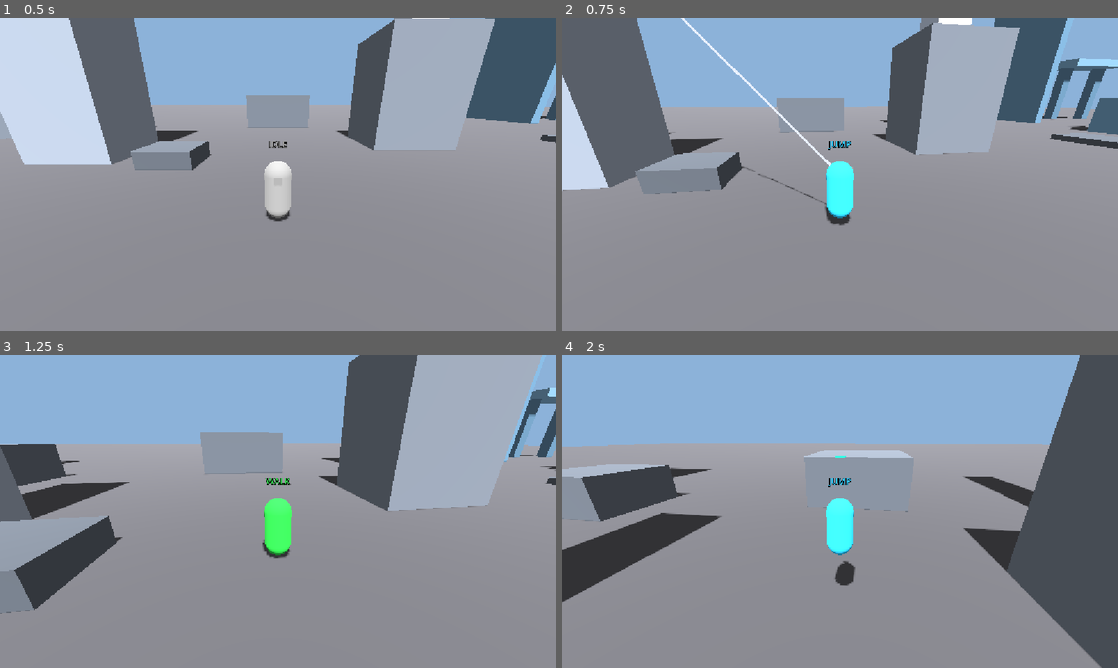
Above: before the commit, frames 1-4 (two rows, left to right).
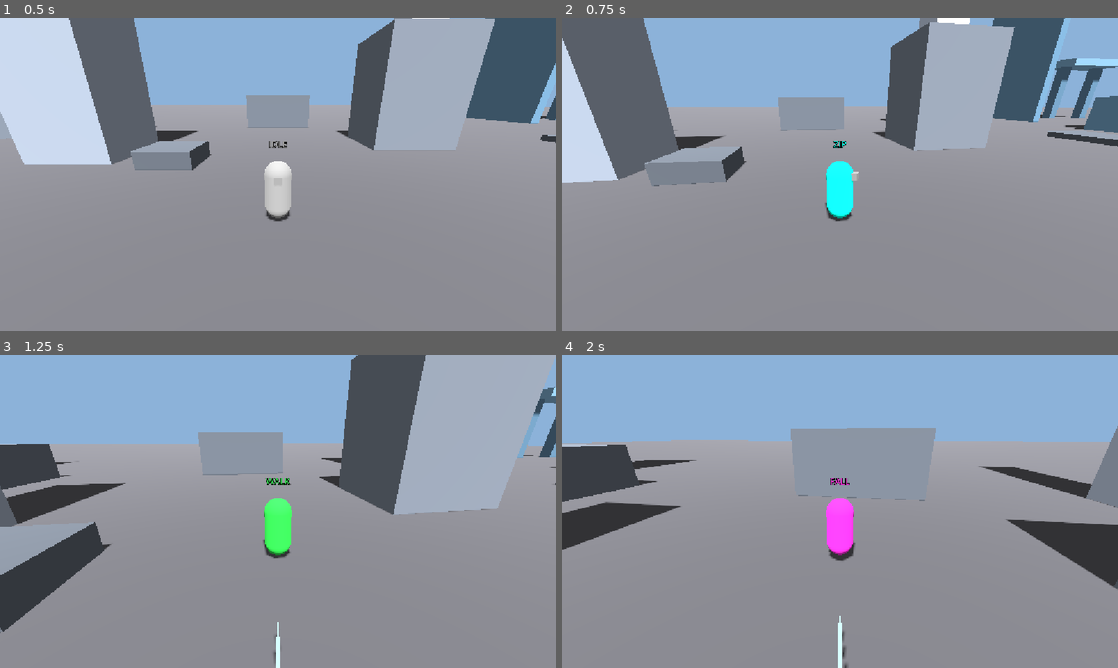
Above: after the commit, the same moments.

Repository: chesta132/spider-physics
Game: Godot game, scene res://scenes/main.tscn
The game is run twice, just before and just after one commit, with the same random seed, the same clock (stepped at 60 frames per second) and the same inputs.
Inputs (mouse positions are in pixels of both pictures, inside the frame that each line leads up to):
- Up to frame 1 (0.5 s): no input
- Up to frame 2 (0.75 s): tap Enter at 0.5 s; move the mouse to (867, 174) at 0.52 s; hold W (move_forward) from 0.53 s (still down); hold Space (jump) from 0.53 s (still down); tap Ctrl (zip) at 0.6 s; click (867, 174) at 0.67 s
- Up to frame 3 (1.25 s): keep holding W (move_forward); keep holding Space (jump)
- Up to frame 4 (2 s): keep holding W (move_forward); move the mouse to (812, 511) at 1.27 s; release Space (jump) at 1.28 s; tap Space (jump) at 1.35, 1.52, 1.82 s; tap Ctrl (zip) at 1.55 s

Frame 1 is identical in both runs. In frame 2, 6.0% of the frame differs, in the area x 0-100%, y 0-67%; in frame 3, 4.7%; in frame 4, 26%, in the area x 0-100%, y 0-100%.

Commit message:
Zip fixes: tight aim cone and clear-on-miss hint, LOS-checked perch, no-hint Ctrl does nothing at empty air, surface boost at real faces

Diff:
--- a/scripts/main.gd
+++ b/scripts/main.gd
@@ -38,6 +38,8 @@
 	# Thin perch pillars: every top point is near an edge, so outer-corner hints register easily.
 	_box(Vector3(74, 5.0, 20), Vector3(2, 10, 2), tier.lightened(0.15))
 	_box(Vector3(78, 8.0, 27), Vector3(2, 16, 2), tier.lightened(0.2))
+	# Tall wide wall with no roof inside zip range: the no-perch boost target.
+	_box(Vector3(90, 30, 20), Vector3(6, 60, 12), tier.darkened(0.15))
 	# Rooftop slab with clean outer corners to perch on.
 	_box(Vector3(80, 12.0, 20), Vector3(7, 0.8, 7), tier)
 	# Overhanging archway: two pillars and a slab, zip up onto the perch.
--- a/scripts/player_controller.gd
+++ b/scripts/player_controller.gd
@@ -82,10 +82,9 @@
 		drag_loss = 0.0
 	wish = _camera_relative_wish()
 	sprint = Input.is_action_pressed("sprint")
-	if Input.is_action_just_pressed("zip") and not fly:
-		watching = false
-		if zip_node.phase == zip_node.Phase.IDLE:
-			_zip_start()
+	if Input.is_action_just_pressed("zip") and not fly and zip_node.phase == zip_node.Phase.IDLE:
+		if _zip_start():
+			watching = false  # a real zip started, so leave the perch
 	if watching:
 		_watching(dt)
 	elif zip_node.phase != zip_node.Phase.IDLE:
@@ -196,7 +195,9 @@
 	return f.normalized() if f.length_squared() > 0.001 else Vector3.FORWARD
 
 
-func _zip_start() -> void:
+## Ctrl: perch if a corner hint is in view, else a web pull at a real face, else nothing at all.
+## Returns true only when something actually started, so an empty-air press changes no state.
+func _zip_start() -> bool:
 	# One traversal at a time: drop any web so the rope cannot fight the pull.
 	web_l.release(_flat_forward(), velocity.length())
 	web_r.release(_flat_forward(), velocity.length())
@@ -204,8 +205,11 @@
 	landing = false
 	if zip_node.start_perch(cam_ref, get_rid(), global_position, velocity):
 		last_event = "Zip to perch"
-	elif zip_node.start_dash(_flat_forward(), self, MASS):
-		last_event = "Air dash"
+		return true
+	if zip_node.start_surface_boost(cam_ref, get_rid(), global_position, velocity):
+		last_event = "Web-zip boost"
+		return true
+	return false  # aimed at empty air: no lunge, no web, no state change
 
 
 func _zip_tick(dt: float) -> void:
--- a/scripts/zip.gd
+++ b/scripts/zip.gd
@@ -2,9 +2,9 @@
 ## Zip to point, two modes:
 ##  - Perch: a rooftop edge / outer corner is under the reticle, so Ctrl zips the body onto it and
 ##    the controller settles into Watching.
-##  - Boost: no perch in view, so Ctrl fires a quick forward web and yanks the body along it,
-##    detaching at once and leaving the strand to fall.
-## Only real geometry counts; empty sky never does.
+##  - Boost: no perch in view, but the camera ray does hit a real building face, so Ctrl fires a
+##    short web pull toward that face and releases, handing over forward momentum.
+## No perch and no surface means Ctrl does nothing at all: no lunge, no web into empty air.
 
 const G := 9.8
 enum Phase { IDLE, SHOOT, PULL }
@@ -19,17 +19,19 @@
 const STRAND_TIME := 2.0                # s, released strand lifetime
 const STRAND_DRAG := 0.4                # 1/s
 
-# Perch search: top faces only, and only near a drop (outer edge / corner)
+# Perch search: tight forward cone, roof edges only, and the point must be visible
 const PERCH_MIN_DIST := 4.0
 const PERCH_MAX_DIST := 40.0
 const PERCH_EDGE_PROBE := 0.6           # m, how far out to look for a drop
 const PERCH_EDGE_DROP := 0.8            # m, a probe must fall this far to count as an edge
-const PERCH_HINT_HZ := 12.0             # hint refresh rate (rays are cheap but not free)
-
-# Forward boost (no perch in view)
-const DASH_KICK := 12.0                 # m/s, speed added by an air dash along the camera direction
-const DASH_LINE_TIME := 0.2             # s, how long a dash shows its web line when a surface is hit
-const BOOST_LIFT := 0.18                # upward fraction of the boost direction
+const AIM_FAN := 0.03                   # rad, ray fan step around camera forward (3x3, about +/-1.7 deg)
+const LOS_TOL := 0.7                    # m, a hit this close to the perch point is the perch itself
+const LOS_STOP := 0.12                  # m, stop the visibility probe this far short of the point
+
+# Surface boost: a short web pull toward a real face, then release
+const BOOST_TIME := 0.18                # s, longest pull
+const BOOST_SPEED := 24.0               # m/s, pull speed
+const BOOST_END := 3.0                  # m, release this far from the face
 
 var phase := Phase.IDLE
 var mode := ""                          # "perch" | "boost"
@@ -41,10 +43,7 @@
 var shoot_from := Vector3.ZERO
 var shoot_t := 0.0
 var tip := Vector3.ZERO
-var dash_line_t := 0.0                  # s, how long a dash shows its web line
-var dash_from := Vector3.ZERO
-var dash_hit := Vector3.ZERO
-var dash_has_hit := false
+var boost_t := 0.0
 var f_zip := Vector3.ZERO               # N, pull force this tick (for the FBD)
 var work := 0.0                         # J, work done by the pull
 var impulse := Vector3.ZERO             # N s, total impulse from the pull
@@ -63,7 +62,6 @@
 var _line: MeshInstance3D
 var _strand: MeshInstance3D
 var _reticle: MeshInstance3D
-var _hint_t := 0.0
 var _body_rid: RID
 
 
@@ -98,7 +96,7 @@
 	return mi
 
 
-## Search the view for a rooftop edge or outer corner. True when one is under the reticle.
+## Search a tight cone in front of the camera for a rooftop edge. Clears the hint when none.
 func find_perch(cam: Camera3D, body_rid: RID) -> bool:
 	_body_rid = body_rid
 	var space := get_world_3d().direct_space_state
@@ -106,10 +104,11 @@
 	var b := cam.global_transform.basis
 	var fwd := -b.z
 	var best := Vector3.ZERO
+	var best_out := Vector3.FORWARD
 	var best_sc := -1e9
-	for ix in range(-2, 3):
-		for iy in range(-2, 3):
-			var dir: Vector3 = (fwd + b.x * (ix * 0.07) + b.y * (iy * 0.07)).normalized()
+	for ix in range(-1, 2):
+		for iy in range(-1, 2):
+			var dir: Vector3 = (fwd + b.x * (ix * AIM_FAN) + b.y * (iy * AIM_FAN)).normalized()
 			var q := PhysicsRayQueryParameters3D.create(origin, origin + dir * RANGE)
 			q.exclude = [body_rid]
 			var hit := space.intersect_ray(q)
@@ -126,18 +125,39 @@
 			var d := origin.distance_to(p)
 			if d < PERCH_MIN_DIST or d > PERCH_MAX_DIST:
 				continue
+			if not _visible(origin, p, body_rid):
+				continue  # the perch is behind a wall from here: no hint
 			if not _is_edge(p, n, body_rid):
 				continue
 			var outward := _edge_outward(p, n, body_rid)
-			var sc := p.y * 0.35 - d * 0.6 - absf(ix) * 0.4 - absf(iy) * 0.4  # close, high, near the reticle centre
+			var sc := p.y * 0.35 - d * 0.6 - absf(ix) * 0.4 - absf(iy) * 0.4  # close, high, near the crosshair
 			if sc > best_sc:
 				best_sc = sc
 				best = p
-				perch_outward = outward
+				best_out = outward
 	has_perch = best_sc != -1e9
 	if has_perch:
 		perch = best
+		perch_outward = best_out
+	else:
+		perch = Vector3.ZERO  # no hint, no stale point
 	return has_perch
+
+
+## True when nothing blocks the camera's view of the perch point. The probe stops just short of
+## the point, so the perch's own surface is not counted as an obstruction (which it is at an edge).
+func _visible(origin: Vector3, p: Vector3, body_rid: RID) -> bool:
+	var dir := p - origin
+	var dist := dir.length()
+	if dist < 0.001:
+		return true
+	dir /= dist
+	var q := PhysicsRayQueryParameters3D.create(origin, p - dir * LOS_STOP)
+	q.exclude = [body_rid]
+	var hit := get_world_3d().direct_space_state.intersect_ray(q)
+	if hit.is_empty():
+		return true
+	return origin.distance_to(hit["position"]) > dist - LOS_TOL  # only a hit right at the point is its own surface
 
 
 ## Roof above a wall hit: drop a ray from above a point just inside the building, so its first hit is the roof top.
@@ -203,32 +223,38 @@
 	return true
 
 
-## No perch in view: a forward air dash, an impulse along the camera direction. No web is fired.
-## The web line is drawn only when a real surface lies along the dash. It is visual and never attaches.
-func start_dash(cam_fwd: Vector3, body: CharacterBody3D, mass: float) -> bool:
-	var dir := (cam_fwd + Vector3.UP * BOOST_LIFT).normalized()
-	var v0 := body.velocity
-	var v1 := v0 + dir * DASH_KICK
-	body.velocity = v1
-	mode = "dash"
-	last_arrival = "dash"
-	impulse = mass * (v1 - v0)  # Ch.6: J = dp
-	start_pos = body.global_position
-	start_speed = v0.length()
-	last_dk = 0.5 * mass * (v1.length_squared() - v0.length_squared())
-	last_du = 0.0
-	work = last_dk  # Ch.6: W = dK, the dash has no height change
-	last_displacement = Vector3.ZERO
-	f_zip = Vector3.ZERO
-	var from := body.global_position + Vector3(0, 1.4, 0)
-	var q := PhysicsRayQueryParameters3D.create(from, from + dir * RANGE)
-	q.exclude = [body.get_rid()]
+## No perch in view: fire a short web pull at whatever real face the camera ray hits.
+## False when the camera is aimed at empty air, in which case the caller does nothing.
+func start_surface_boost(cam: Camera3D, body_rid: RID, body_pos: Vector3, body_vel: Vector3) -> bool:
+	var origin := cam.global_position
+	var dir := -cam.global_transform.basis.z
+	var q := PhysicsRayQueryParameters3D.create(origin, origin + dir * RANGE)
+	q.exclude = [body_rid]
 	var hit := get_world_3d().direct_space_state.intersect_ray(q)
-	dash_has_hit = not hit.is_empty() and from.distance_to(hit["position"]) >= MIN_DIST
-	dash_line_t = DASH_LINE_TIME if dash_has_hit else 0.0
-	if dash_has_hit:
-		dash_from = from
-		dash_hit = hit["position"]
+	if hit.is_empty():
+		return false
+	var p: Vector3 = hit["position"]
+	if origin.distance_to(p) < MIN_DIST:
+		return false
+	# Flatten the pull to chest height: a forward yank, not a climb. Keeps the body out of a
+	# JUMP state after release and reads as a web zip forward.
+	var chest := body_pos + Vector3(0, 1.4, 0)
+	var flat := Vector3(p.x, body_pos.y, p.z)  # exactly level with the feet: any rise would read as a jump
+	if flat.distance_to(chest) < BOOST_END:
+		return false  # aimed almost straight up or down: nothing to boost forward into
+	mode = "boost"
+	target = flat
+	target_normal = hit["normal"]
+	boost_t = BOOST_TIME
+	shoot_from = body_pos + Vector3(0, 1.4, 0)
+	tip = shoot_from
+	shoot_t = 0.0
+	start_pos = body_pos
+	start_speed = body_vel.length()
+	work = 0.0
+	impulse = Vector3.ZERO
+	f_zip = Vector3.ZERO
+	phase = Phase.SHOOT
 	return true
 
 
@@ -246,10 +272,14 @@
 		return "idle"
 	var d := target - body.global_position
 	var dist := d.length()
-	if dist <= ARRIVE_DIST:
+	if mode == "boost":
+		boost_t -= dt
+		if boost_t <= 0.0 or dist <= BOOST_END:
+			return _finish_boost(body, mass)
+	elif dist <= ARRIVE_DIST:
 		return _finish(body, mass, vault)
 	var dir := d / dist
-	var speed := minf(ZIP_SPEED, dist / maxf(dt, 0.0001))  # never overshoot the target in one step
+	var speed := minf(ZIP_SPEED if mode == "perch" else BOOST_SPEED, dist / maxf(dt, 0.0001))
 	var want := dir * speed
 	var dv := want - body.velocity
 	f_zip = mass * dv / maxf(dt, 0.0001)
@@ -262,6 +292,19 @@
 	return "pull"
 
 
+## Short boost: release the web and keep the momentum it just gave.
+func _finish_boost(body: CharacterBody3D, mass: float) -> String:
+	last_displacement = body.global_position - start_pos
+	last_dk = 0.5 * mass * (body.velocity.length_squared() - start_speed * start_speed)
+	last_du = mass * G * last_displacement.y
+	work = last_dk + last_du
+	_detach(body.global_position)
+	f_zip = Vector3.ZERO
+	phase = Phase.IDLE
+	last_arrival = "boost"
+	return "boosted"
+
+
 func _finish(body: CharacterBody3D, mass: float, vault: bool) -> String:
 	last_displacement = body.global_position - start_pos
 	last_dk = 0.5 * mass * (body.velocity.length_squared() - start_speed * start_speed)
@@ -294,6 +337,7 @@
 	phase = Phase.IDLE
 	f_zip = Vector3.ZERO
 	has_perch = false
+	perch = Vector3.ZERO
 
 
 func _strand_step(dt: float) -> void:
@@ -306,7 +350,7 @@
 	strand_tip.y = maxf(strand_tip.y, 0.05)
 
 
-func _process(delta: float) -> void:
+func _process(_delta: float) -> void:
 	var hand := global_position + Vector3(0, 1.4, 0)
 	match phase:
 		Phase.SHOOT:
@@ -317,17 +361,14 @@
 			_mark(target, true)
 		_:
 			_line.visible = false
-			# Idle: refresh the perch hint a few times a second.
-			_hint_t -= delta
-			if _hint_t <= 0.0 and _body_rid.is_valid():
-				_hint_t = 1.0 / PERCH_HINT_HZ
+			# Refresh every frame, so the hint dies the instant the camera leaves the building.
+			if _body_rid.is_valid():
 				var cam := get_viewport().get_camera_3d()
 				if cam:
 					find_perch(cam, _body_rid)
+				else:
+					has_perch = false
 			_mark(perch, has_perch)
-	if dash_line_t > 0.0:
-		dash_line_t -= delta
-		_seg(_line, dash_from, dash_hit)
 	if strand_t > 0.0:
 		_seg(_strand, strand_anchor, strand_tip)
 	else:
--- a/tests/step4_check.gd
+++ b/tests/step4_check.gd
@@ -53,6 +53,18 @@
 	check("hint sits on the roof top (y=%.2f)" % perch_pt.y, absf(perch_pt.y - 12.0) < 0.3)
 	look(cam, cam.global_position + Vector3(0, 40, 0))
 	check("no perch hint at open sky", not z.find_perch(cam, p.get_rid()))
+	check("hint point cleared when the camera leaves the building", z.perch == Vector3.ZERO and not z.has_perch)
+	await process_frame
+	await process_frame
+	check("hint icon hidden once the camera leaves the building", not z._reticle.visible)
+	# Off-axis: the same corner, 30 degrees away from the crosshair, must not hint
+	look(cam, Vector3(49.8, 12, 17.8))
+	var on_axis: bool = z.find_perch(cam, p.get_rid())
+	var corner: Vector3 = z.perch
+	var to_corner := (corner - cam.global_position).normalized()
+	var off := to_corner.rotated(Vector3.UP, deg_to_rad(30.0))
+	look(cam, cam.global_position + off * 20.0)
+	check("hint needs the corner near the crosshair (on-axis=%s)" % on_axis, on_axis and not z.find_perch(cam, p.get_rid()))
 
 	# 3. Ctrl with a hint: zip to the perch, settle into WATCHING
 	look(cam, Vector3(49.8, 12, 17.8))
@@ -76,6 +88,13 @@
 		await physics_frame
 	check("watching holds still for 1.5 s (moved %.3f m)" % p.global_position.distance_to(hold), p.global_position.distance_to(hold) < 0.05)
 	check("still WATCHING while idle", p.state == p.State.WATCHING)
+	# Ctrl while watching, aimed at nothing, must not disturb the perch
+	look(cam, cam.global_position + Vector3(0, 40, 0))
+	Input.action_press("zip")
+	for i in 6:
+		await physics_frame
+	Input.action_release("zip")
+	check("Ctrl with nothing aimed keeps WATCHING", p.state == p.State.WATCHING)
 
 	# 4. Space from the perch: point launch
 	Input.action_press("jump")
@@ -105,33 +124,48 @@
 	Input.action_release("move_forward")
 	check("WASD ends watching", p.state != p.State.WATCHING)
 
-	# 6. No hint: a forward air dash, no web into empty air
+	# 6. Ctrl paths with no perch hint: empty air does nothing, a real face boosts
 	for i in 30:
 		await physics_frame
 	p.global_position = Vector3(30, 0.1, 0)
 	p.velocity = Vector3.ZERO
-	for i in 5:
+	for i in 10:
 		await physics_frame
 	look(cam, cam.global_position + Vector3(0, 40, 0))
-	check("no perch hint at open sky for the dash test", not z.find_perch(cam, p.get_rid()))
-	var wl_d = p.get_node("WebLeft")
-	var v0: Vector3 = p.velocity
-	check("dash starts with no perch", z.start_dash(Vector3(0, 0, -1), p, MASS) and z.last_arrival == "dash")
-	check("dash adds forward speed (%.1f m/s)" % p.velocity.length(), p.velocity.length() > 11.0 and p.velocity.z < -10.0)
-	check("dash impulse equals m dv (%.0f N s)" % z.impulse.length(), absf(z.impulse.length() - MASS * (p.velocity - v0).length()) < 1.0)
-	check("dash over open sky draws no web line", z.dash_line_t == 0.0 and not z.dash_has_hit)
-	check("dash starts no zip and no web", z.phase == z.Phase.IDLE and wl_d.phase == wl_d.Phase.IDLE)
+	check("no perch hint at open sky for the Ctrl test", not z.find_perch(cam, p.get_rid()))
+	var wl_c = p.get_node("WebLeft")
+	var v_before: Vector3 = p.velocity
+	var st_before: int = p.state
+	Input.action_press("zip")
+	for i in 6:
+		await physics_frame
+	Input.action_release("zip")
+	check("Ctrl at empty air does nothing (v=%.2f)" % p.velocity.length(), p.velocity.length() < 0.5)
+	check("Ctrl at empty air keeps the state (%d -> %d)" % [st_before, p.state], p.state == st_before)
+	check("Ctrl at empty air starts no zip and no web", z.phase == z.Phase.IDLE and wl_c.phase == wl_c.Phase.IDLE)
+
+	# Real wall face, roof too far to be a perch: web pull, ZIP state, release, no web left attached
+	p.global_position = Vector3(80, 0.1, 20)
+	p.velocity = Vector3.ZERO
 	for i in 10:
 		await physics_frame
-	check("dash never enters the ZIP state", p.state != p.State.ZIP)
-	check("dash work equals dK (%.0f J)" % z.work, absf(z.work - z.last_dk) < 1.0)
-	p.global_position = Vector3(30, 0.1, 0)
-	p.velocity = Vector3.ZERO
-	for i in 5:
-		await physics_frame
-	z.start_dash(Vector3(1, 0, 0), p, MASS)
-	check("dash toward a wall draws the web line", z.dash_has_hit and z.dash_line_t > 0.0)
-	check("dash toward a wall still attaches nothing", wl_d.phase == wl_d.Phase.IDLE and z.phase == z.Phase.IDLE)
+	look(cam, Vector3(90, 10, 20))
+	check("tall wall gives no perch hint (roof out of range)", not z.find_perch(cam, p.get_rid()))
+	Input.action_press("zip")
+	var boost_zip := false
+	for i in 90:
+		await physics_frame
+		if p.state == p.State.ZIP:
+			boost_zip = true
+		if z.last_arrival == "boost":
+			break
+	Input.action_release("zip")
+	check("Ctrl at a real face fires a web boost", z.last_arrival == "boost")
+	check("boost runs in the ZIP state", boost_zip)
+	check("boost hands over forward speed (%.1f m/s)" % p.velocity.length(), p.velocity.length() > 6.0)
+	check("boost releases the web", z.phase == z.Phase.IDLE and wl_c.phase == wl_c.Phase.IDLE)
+	check("boost drops a falling strand", z.strand_t > 0.0)
+	check("boost never enters the JUMP state", p.state != p.State.JUMP)
 
 	# 8. Perch hints from below, and the body faces outward once watching
 	for i in 30:
